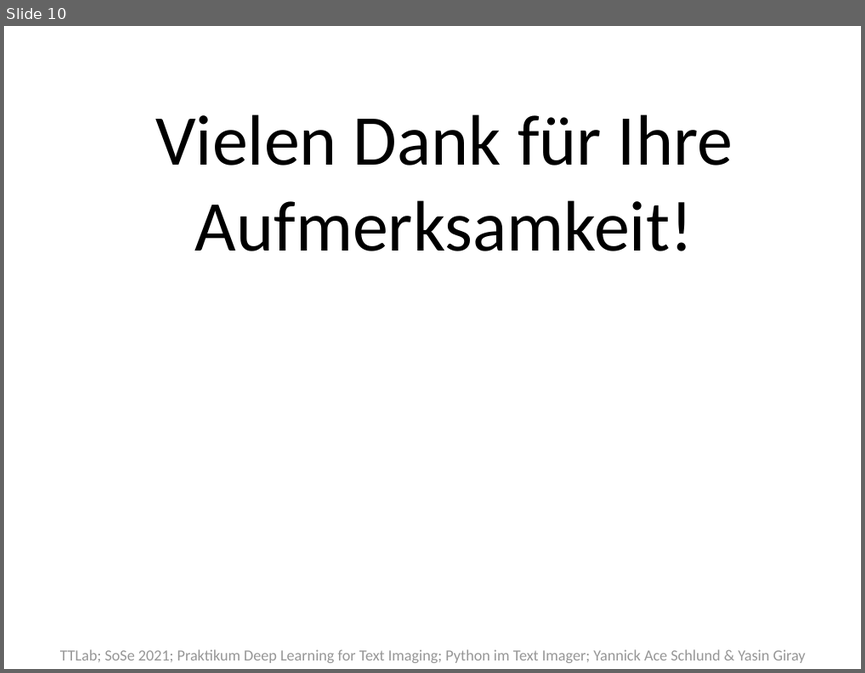
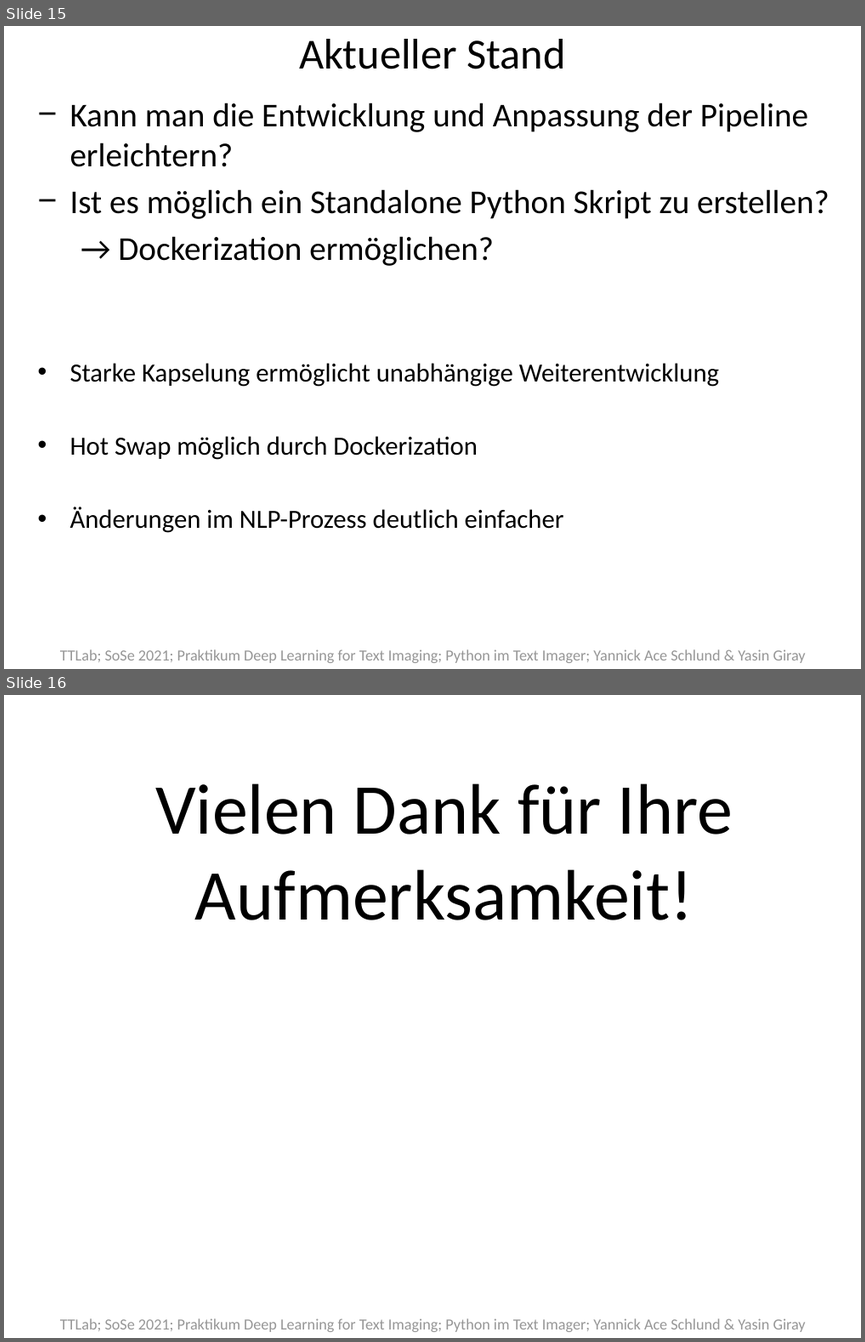
Before and after one commit to texttechnologylab/textimager-uima, a slide deck: Tex Docu/Präsi/Textimager PP.pptx. Shown one above the other, each under a label of ours: slide 10 before the commit, slides 15 and 16 after it. The pictures are 865x673 and 865x1342 pixels, drawn with LibreOffice and Linux fonts; fonts in the diff are those of the drawing. Boxes give left, top, right and bottom in pixels: in the first picture for what was removed or moved away, otherwise in the second. Text is boxed around its words. In the diff, an @@ line names an element or a change of style, - is before the commit and + after.

```diff
--- a/Tex Docu/Präsi/Textimager PP.pptx
+++ b/Tex Docu/Präsi/Textimager PP.pptx
@@ slide 15 added at box(4, 26, 861, 669), background #FFFFFF; not listed: 1 template element that a slide beside it also shows @@
@@ title added at box(299, 39, 565, 69), 36 pt, text #000000 @@
+Aktueller Stand
@@ text added at box(70, 102, 829, 533), 28 pt, text #000000 @@
+− Kann man die Entwicklung und Anpassung der Pipeline erleichtern?
+− Ist es möglich ein Standalone Python Skript zu erstellen?
+  → Dockerization ermöglichen?
+• Starke Kapselung ermöglicht unabhängige Weiterentwicklung
+• Hot Swap möglich durch Dockerization
+• Änderungen im NLP-Prozess deutlich einfacher
@@ what was slide 10 is now slide 16 @@
```
Also in this commit, not shown: 8 slides changed, 6 other slides added, 1 slide removed.
